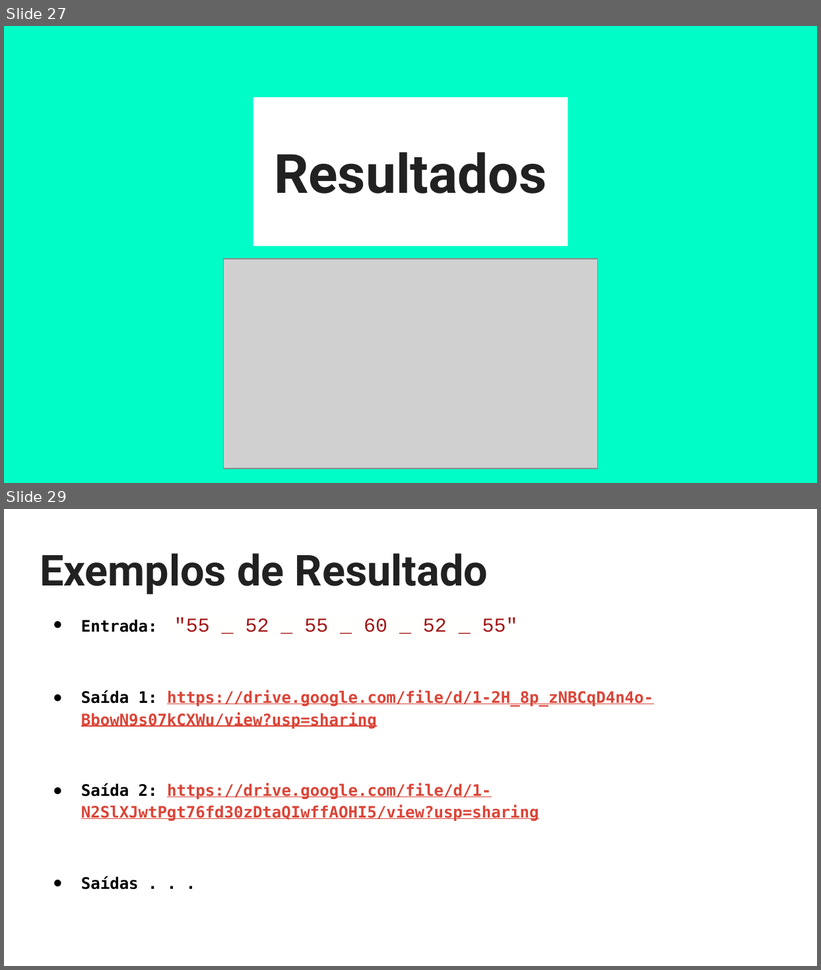
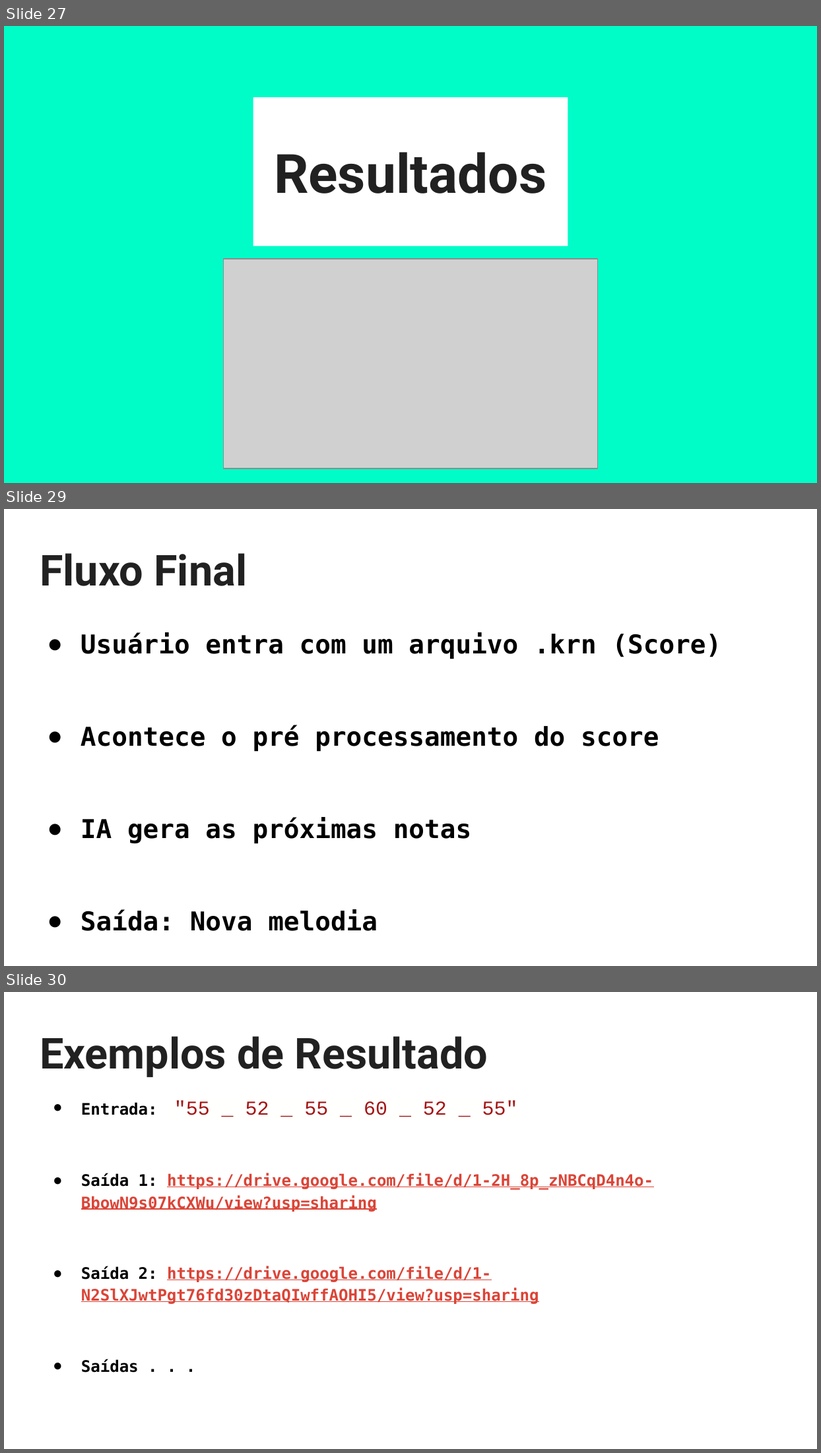
Before and after one commit to Jcss3/melody_generator, a slide deck: apresentação/Melody_Generator.pptx. Shown one above the other, each under a label of ours: slides 27 and 29 before the commit, slides 27, 29 and 30 after it; the slides between them are not shown. The pictures are 821x970 and 821x1453 pixels, drawn with LibreOffice and Linux fonts; fonts in the diff are those of the drawing; grey boxes stand for pictures. Boxes give left, top, right and bottom in pixels: in the first picture for what was removed or moved away, otherwise in the second. Text is boxed around its words. In the diff, an @@ line names an element or a change of style, - is before the commit and + after.

```diff
--- a/apresentação/Melody_Generator.pptx
+++ b/apresentação/Melody_Generator.pptx
@@ slide 29 added at [4, 509, 817, 966], background #FFFFFF @@
@@ title added at [40, 553, 248, 586], 37.8 pt, text #212121, bold @@
+Fluxo Final
@@ text added at [81, 632, 722, 931], 23 pt, text #000000, bold @@
+● Usuário entra com um arquivo .krn (Score)
+● Acontece o pré processamento do score
+● IA gera as próximas notas
+● Saída: Nova melodia
@@ what was slide 29 is now slide 30 @@
```
Also in this commit, not shown: 4 slides changed, 1 other slide added, 1 slide removed.
